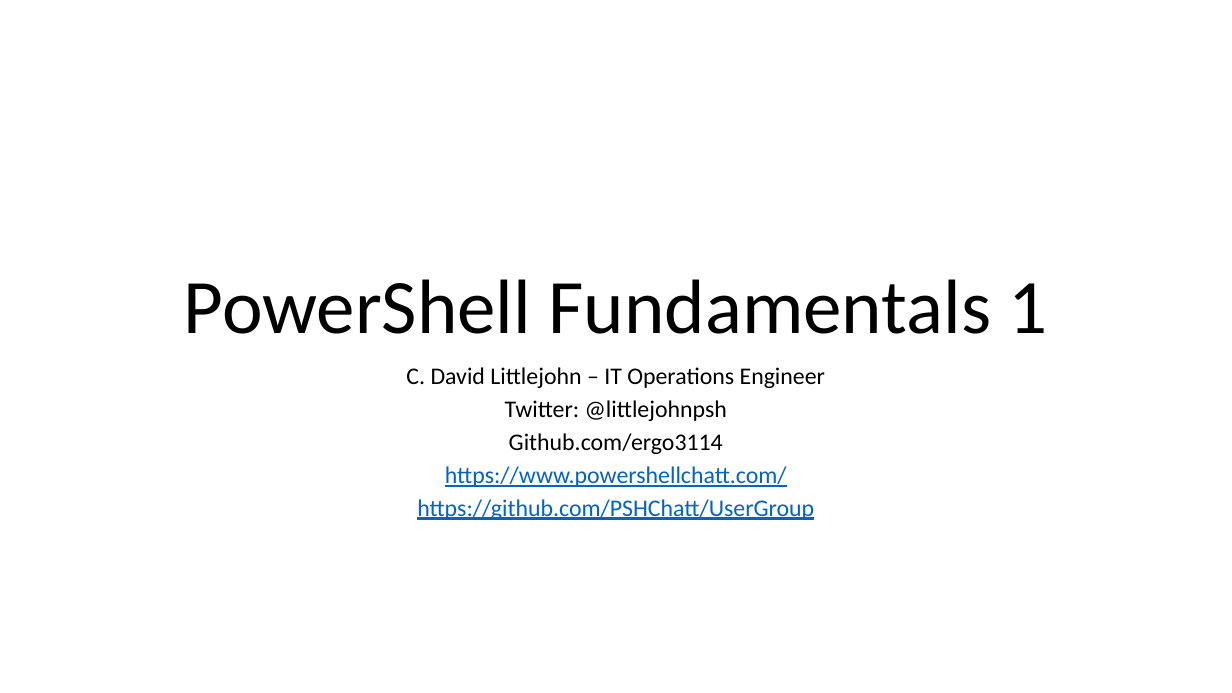
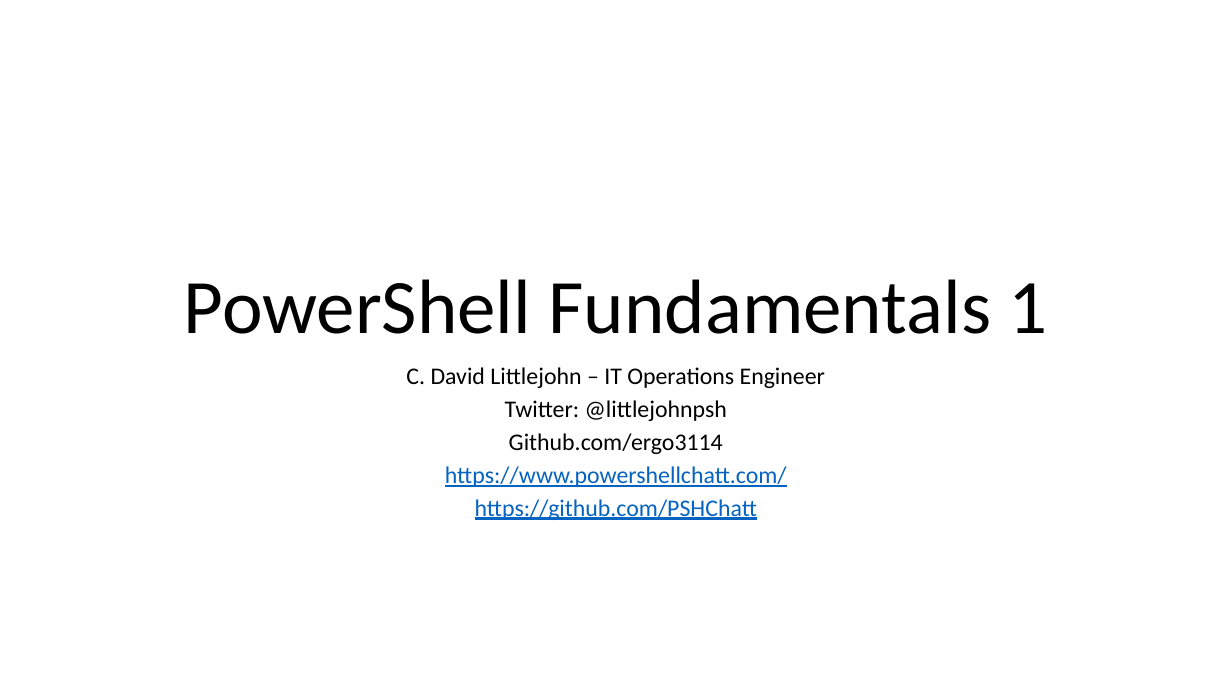
Before and after one commit to ergo3114/Fundamentals1, a slide deck: slide 1 of PowerShell Fundamentals 1.pptx. Drawn at 1232x693 pixels with LibreOffice and Linux fonts; fonts in the diff are those of the drawing. Boxes give left, top, right and bottom in pixels: in the first picture for what was removed or moved away, otherwise in the second. Text is boxed around its words. In the diff, an @@ line names an element or a change of style, - is before the commit and + after.

```diff
--- a/PowerShell Fundamentals 1.pptx
+++ b/PowerShell Fundamentals 1.pptx
@@ subtitle at bbox=[475, 499, 757, 520]: text changed @@
-https://github.com/PSHChatt/UserGroup
+https://github.com/PSHChatt
```
Also in this commit, not shown: 2 slides added.
